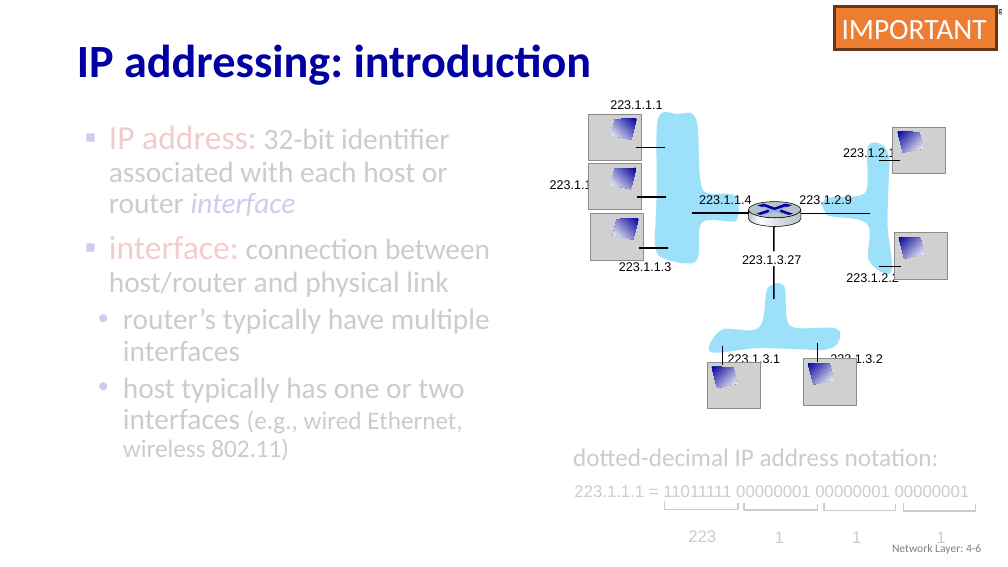
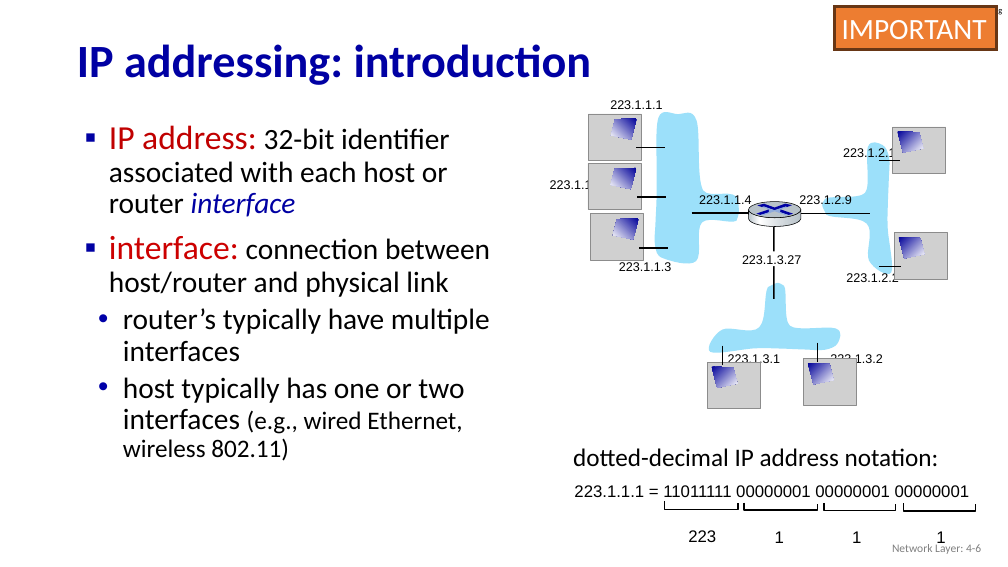
Before and after one commit to guhofstra/CSC175, a slide deck: slide 6 of PPTs/4.3 The Internet Protocol.pptx. Drawn at 1008x567 pixels with LibreOffice and Linux fonts; fonts in the diff are those of the drawing; grey boxes stand for pictures. Boxes give left, top, right and bottom in pixels: in the first picture for what was removed or moved away, otherwise in the second. Text is boxed around its words. In the diff, an @@ line names an element or a change of style, - is before the commit and + after.

```diff
--- a/PPTs/4.3 The Internet Protocol.pptx
+++ b/PPTs/4.3 The Internet Protocol.pptx
@@ rectangle removed at (48,104,535,534) @@
@@ rectangle removed at (498,427,984,567) @@
```
Also in this commit, not shown: 7 other files.
